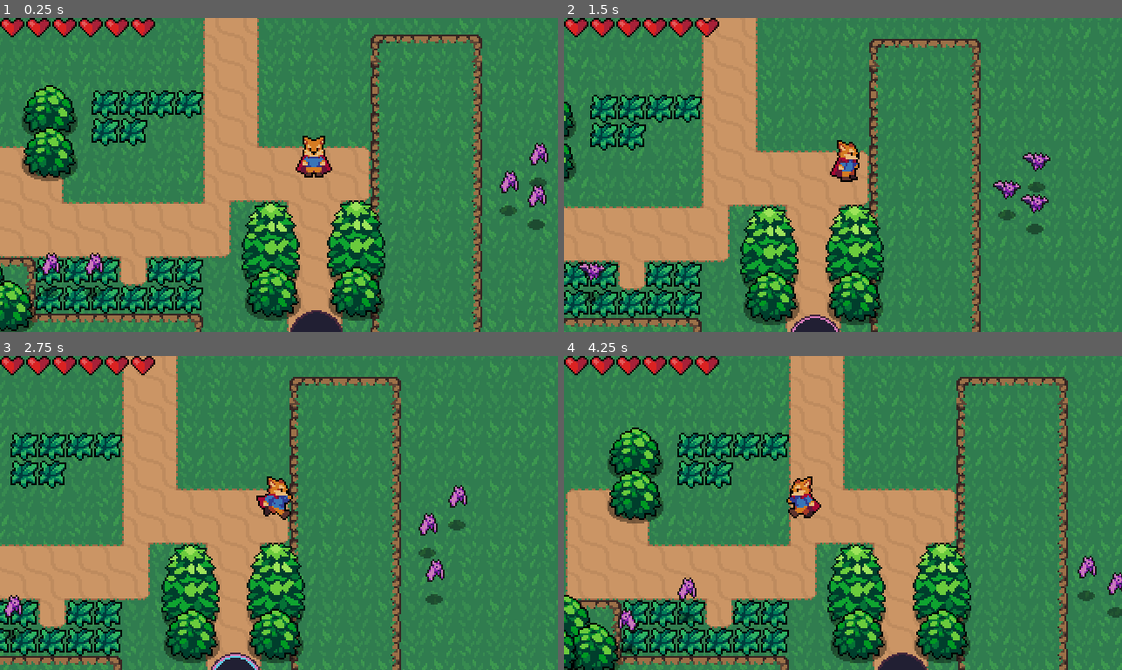
Above: before the commit, frames 1-4 (two rows, left to right).
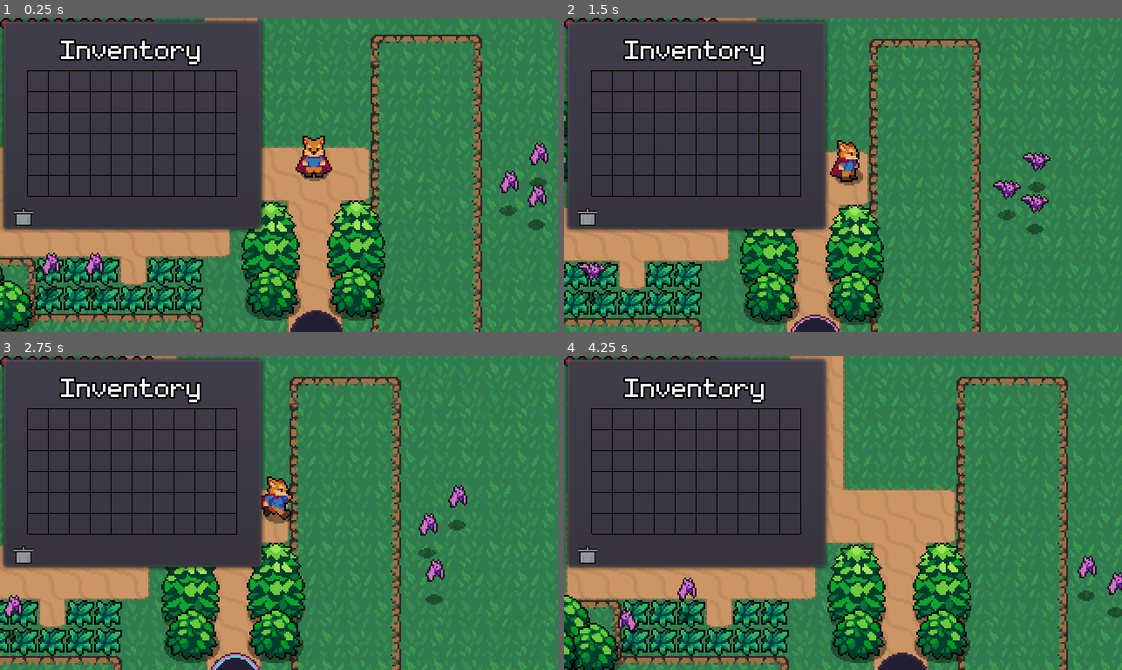
Above: after the commit, the same moments.

Repository: bensgameprojects/Mage-Sim
Game: Godot game, scene res://SceneSwitcher.tscn
Two runs of this game, one before a commit and one after it. Both use one fixed random seed, a clock stepped at 60 frames per second and the inputs below.
Inputs (mouse positions are in pixels of both pictures, inside the frame that each line leads up to):
- Up to frame 1 (0.25 s): no input
- Up to frame 2 (1.5 s): move the mouse to (965, 159) at 0.52 s; hold D (ui_right) 0.53-1.25 s; hold Space (attack) 0.53-1.25 s; click (965, 159) at 0.67 s; drag from (731, 190) to (591, 303) at 1.27 s
- Up to frame 3 (2.75 s): move the mouse to (334, 443) at 2.02 s; hold D (ui_right) from 2.03 s (still down); hold Shift (roll) from 2.03 s (still down)
- Up to frame 4 (4.25 s): release D (ui_right) at 2.75 s; release Shift (roll) at 2.75 s; drag from (815, 575) to (586, 613) at 2.77 s; move the mouse to (1010, 560) at 3.52 s; hold A (ui_left) from 3.53 s (still down); hold Ctrl (sprint) from 3.53 s (still down)

The runs differ from the first frame. In frame 1, 32% of the frame differs, in the area x 0-59%, y 0-69%; in frame 2, 32%; in frame 3, 32%; in frame 4, 32%, in the area x 0-48%, y 0-69%.

Commit message:
trashcan sprite for ui

Diff:
--- a/Player/Player.tscn
+++ b/Player/Player.tscn
@@ -784,7 +784,6 @@
 script = ExtResource( 1 )
 
 [node name="MediumShadow" type="Sprite" parent="."]
-visible = false
 position = Vector2( 0, 1 )
 texture = ExtResource( 6 )
 
--- a/UI/InventoryUI.tscn
+++ b/UI/InventoryUI.tscn
@@ -8,6 +8,7 @@
 [ext_resource path="res://Items/Fruits Asset/Black Outline/12.png" type="Texture" id=6]
 [ext_resource path="res://UI/PickupItemUI.gd" type="Script" id=7]
 [ext_resource path="res://UI/toriko_dynamicfont.tres" type="DynamicFont" id=8]
+[ext_resource path="res://UI/trashcan.png" type="Texture" id=9]
 
 [sub_resource type="Theme" id=2]
 VBoxContainer/colors/backgroundcolor = Color( 0.572549, 0.164706, 0.164706, 1 )
@@ -39,7 +40,6 @@
 size = Vector2( 50, 20 )
 
 [node name="InventoryPanelWindow" type="PanelContainer" parent="."]
-visible = false
 margin_right = 152.0
 margin_bottom = 123.0
 
@@ -85,6 +85,10 @@
 [node name="TextureRect" type="TextureRect" parent="InventoryPanelWindow/VBoxContainer/TrashCan"]
 anchor_right = 1.0
 anchor_bottom = 1.0
+margin_right = -106.0
+margin_bottom = 32.0
+rect_scale = Vector2( 0.4, 0.4 )
+texture = ExtResource( 9 )
 
 [node name="PickupItemUI" type="Control" parent="."]
 anchor_left = 0.5
Not shown: 1 places in UI/InventoryUI.tscn that only renumber resources
Binary file added: UI/trashcan.png
Not shown, added: UI/trashcan.png.import
